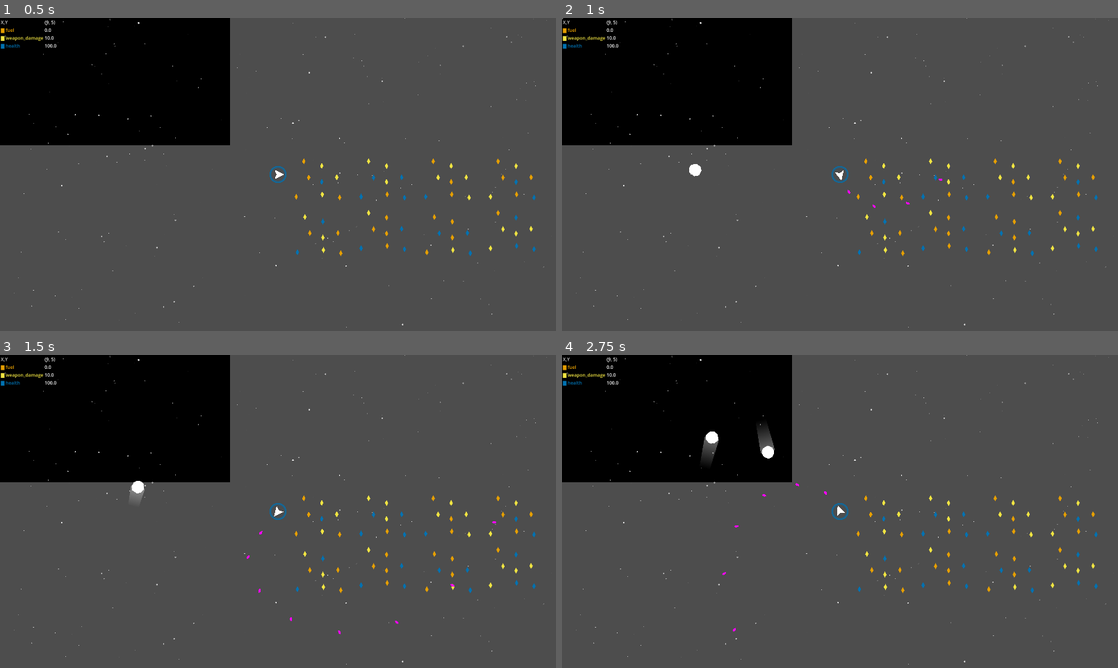
Above: before the commit, frames 1-4 (two rows, left to right).
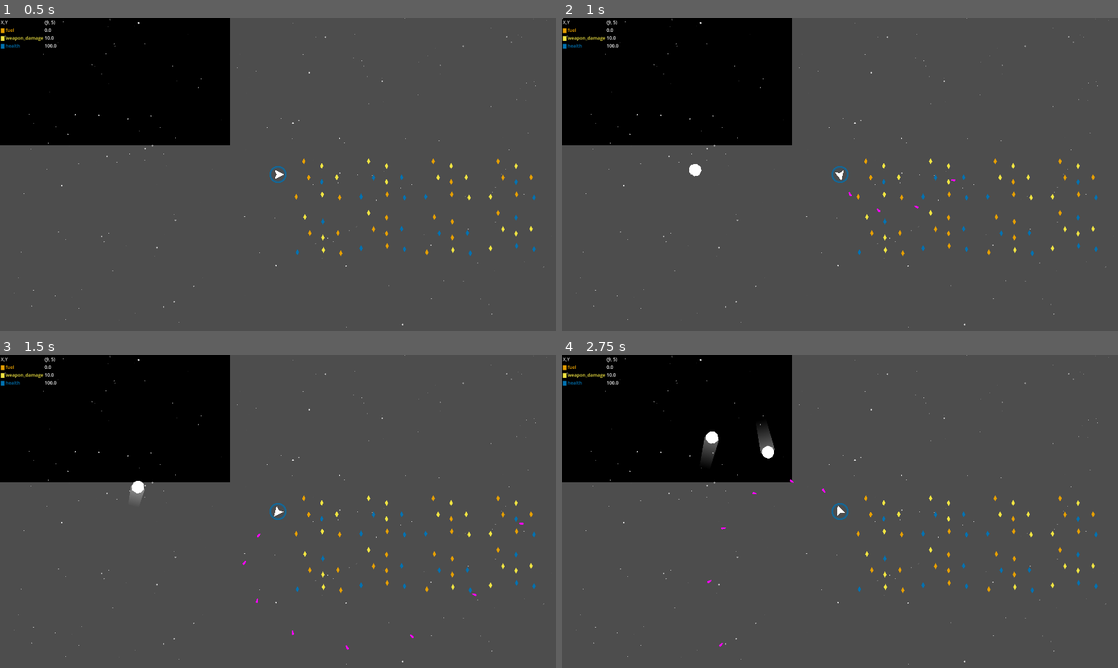
Above: after the commit, the same moments.

Repository: krets/space-octo
Game: Godot game, scene res://scenes/Game.tscn
The game is run twice, just before and just after one commit, with the same random seed, the same clock (stepped at 60 frames per second) and the same inputs.
Inputs:
- Up to frame 1 (0.5 s): no input
- Up to frame 2 (1 s): tap Enter at 0.5 s; hold D (turn_right) from 0.53 s (still down); hold Space (shoot) from 0.53 s (still down)
- Up to frame 3 (1.5 s): release D (turn_right) at 1.28 s; release Space (shoot) at 1.28 s; hold S (brake) from 1.28 s (still down); tap Space (shoot) at 1.35 s
- Up to frame 4 (2.75 s): release S (brake) at 2.03 s; hold D (turn_right) from 2.03 s (still down); hold Space (shoot) from 2.03 s (still down)

Frame 1 is identical in both runs. In frame 2, less than 0.1% of the frame differs, in the area x 51-71%, y 51-62%; in frame 3, less than 0.1%, in the area x 43-95%, y 53-95%; in frame 4, less than 0.1%.

Commit message:
scale projectile based on damage

Diff:
--- a/projectile.gd
+++ b/projectile.gd
@@ -1,6 +1,6 @@
 extends CharacterBody2D
 
-@export var speed : float = 800
+@export var speed : float = 900
 @export var lifetime : float = 3.0
 @export var damage : float = 1.0
 
--- a/scenes/projectile.tscn
+++ b/scenes/projectile.tscn
@@ -5,9 +5,12 @@
 [sub_resource type="CircleShape2D" id="CircleShape2D_q3m7n"]
 radius = 7.0
 
-[sub_resource type="ShaderMaterial" id="ShaderMaterial_softn"]
+[sub_resource type="Curve" id="Curve_c8fcr"]
+_data = [Vector2(0, 0.67433), 0.0, 0.0, 0, 0, Vector2(1, 0.40613), 0.0, 0.0, 0, 0]
+point_count = 2
 
 [node name="Projectile" type="CharacterBody2D"]
+top_level = true
 collision_layer = 0
 collision_mask = 0
 script = ExtResource("1_c8fcr")
@@ -16,12 +19,13 @@
 position = Vector2(1, 0)
 shape = SubResource("CircleShape2D_q3m7n")
 
-[node name="Polygon2D" type="Polygon2D" parent="."]
-material = SubResource("ShaderMaterial_softn")
-position = Vector2(0.2, 0)
-scale = Vector2(0.8, 0.8)
-color = Color(1, 0, 1, 1)
-polygon = PackedVector2Array(-8, -2, 0, -5, 7, -4, 10, 0, 7, 4, 0, 5, -8, 2)
+[node name="Line2D" type="Line2D" parent="."]
+points = PackedVector2Array(5, 0, -4, 0)
+width_curve = SubResource("Curve_c8fcr")
+default_color = Color(1, 0, 1, 1)
+joint_mode = 2
+begin_cap_mode = 2
+end_cap_mode = 2
 
 [node name="Lifetime" type="Timer" parent="."]
 wait_time = 5.0
--- a/scripts/player/player.gd
+++ b/scripts/player/player.gd
@@ -17,7 +17,8 @@
 	draw_shield()
 
 func _physics_process(delta: float) -> void:
-
+	if stats.health <= 0:
+		take_damage(0.0)  # trigger death if it somehow got skipped
 	if Input.is_action_pressed("turn_left"):
 		rotation -= stats.turn_rate * delta
 	elif Input.is_action_pressed("turn_right"):
@@ -46,7 +47,6 @@
 	if stats.health < stats.shield_display_min:
 		print("no shield display")
 		$CollisionShape2D.shape.radius = stats.shield_size_empty
-		#$CollisionShape2D/ShieldDisplay.self_modulate(Color.TRANSPARENT)
 		$CollisionShape2D/ShieldDisplay.modulate = Color.TRANSPARENT
 
 	elif stats.health <= stats.shield_grow_threshold:
@@ -60,7 +60,6 @@
 		shield_color.a = alpha
 		display.scale.x = 1.0
 		display.scale.y = 1.0
-		#$CollisionShape2D/ShieldDisplay.self_modulate(shield_color)
 		$CollisionShape2D/ShieldDisplay.modulate = shield_color
 	else:
 		var denominator = (stats.max_health - stats.shield_grow_threshold)
@@ -96,7 +95,11 @@
 		print("You dead now.")
 		%DamageAnimation.play("death")
 		await %DamageAnimation.animation_finished
-		get_tree().change_scene_to_file("res://scenes/game_over.tscn")
+		var tree = get_tree()
+		if not tree:
+			print("Life is hard; the tree is null.")
+		else:
+			get_tree().change_scene_to_file("res://scenes/game_over.tscn")
 		return
 	%DamageAnimation.play("damage_taken")
 	$ShipPolygon/DamageAnimTimer.start()
@@ -118,6 +121,7 @@
 	instance.spawn_position = global_position
 	instance.spawn_rotation = global_rotation
 	instance.damage = stats.weapon_damage
+	instance.scale *= 1.0 + stats.weapon_damage/stats.max_weapon_damage
 	instance.velocity = velocity
 	main.add_child(instance)
 
